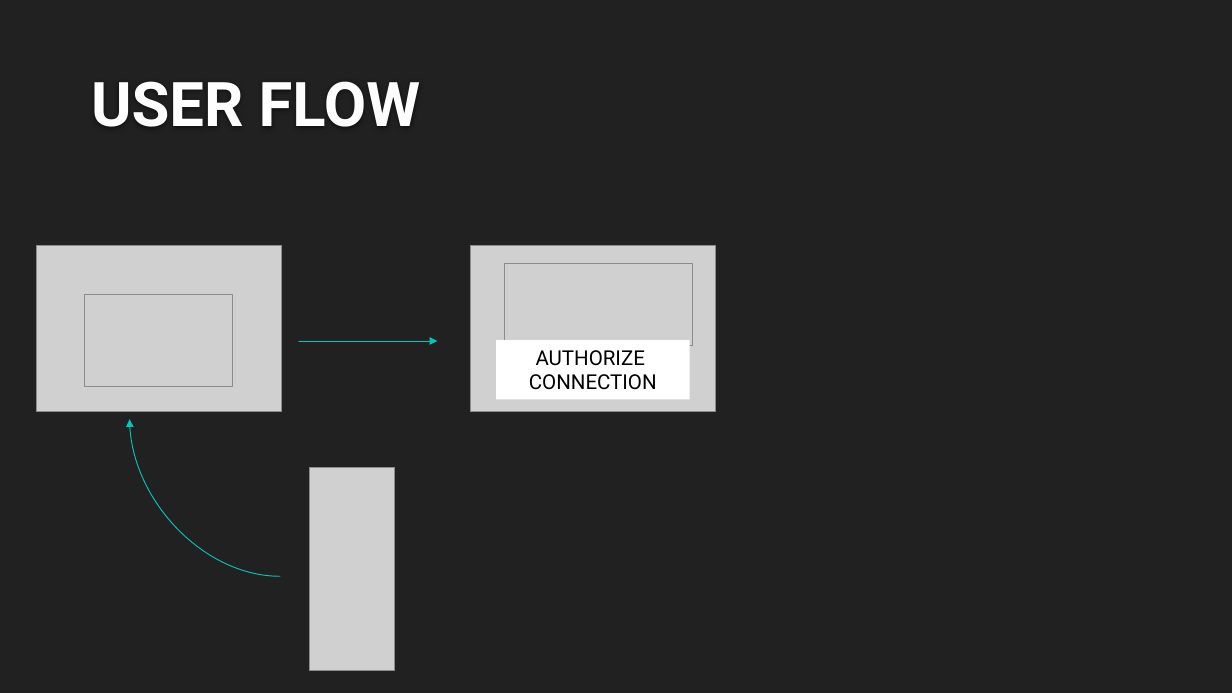
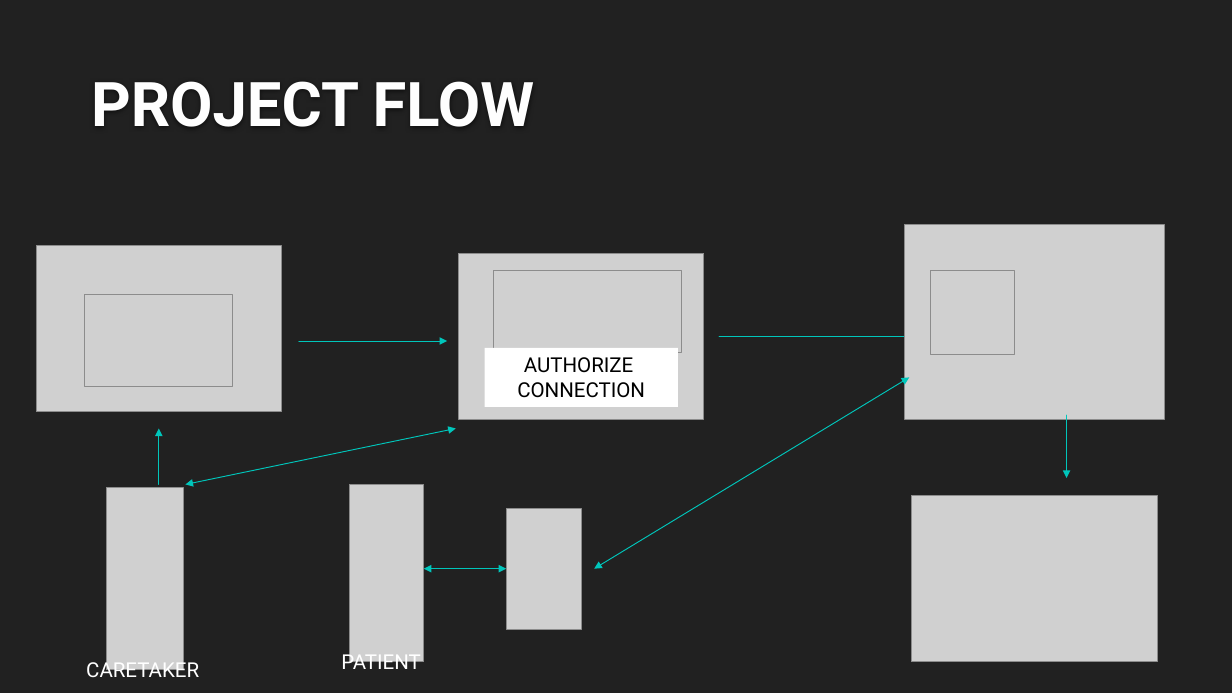
Before and after one commit to ritwikd/gatech, a slide deck: slide 3 of Presentation/Assisted Living.pptx. Drawn at 1232x693 pixels with LibreOffice and Linux fonts; fonts in the diff are those of the drawing; grey boxes stand for pictures; background and template pictures are left out. Boxes give left, top, right and bottom in pixels: in the first picture for what was removed or moved away, otherwise in the second. Text is boxed around its words. In the diff, an @@ line names an element or a change of style, - is before the commit and + after.

```diff
--- a/Presentation/Assisted Living.pptx
+++ b/Presentation/Assisted Living.pptx
@@ title at [91,81,535,127]: text changed @@
-USER FLOW
+PROJECT FLOW
@@ picture added at [905,225,1165,420] @@
@@ picture: place and size @@
-picture at [470,246,715,412]
+picture at [458,253,703,420]
@@ picture: place and size @@
-picture at [505,263,692,346]
+picture at [494,271,681,353]
@@ picture added at [931,271,1015,355] @@
@@ arrow moved from (299, 341) - (437, 341) to (299, 341) - (447, 341) @@
@@ rectangle "AUTHORIZE": place and size @@
-rectangle "AUTHORIZE" at [496,340,689,399]
+rectangle "AUTHORIZE" at [484,348,677,407]
@@ arrow added from (719, 336) to (923, 336), #00C6BB 0.75 pt @@
@@ double arrow added from (594, 568) to (909, 377), #00C6BB 0.75 pt @@
@@ arrow added from (1067, 415) to (1067, 478), #00C6BB 0.75 pt @@
@@ curved arrow removed from (280, 577) to (129, 420) @@
@@ arrow added from (159, 484) to (159, 429), #00C6BB 0.75 pt @@
@@ double arrow added from (186, 484) to (456, 429), #00C6BB 0.75 pt @@
@@ picture: place and size @@
-picture at [310,467,395,670]
+picture at [106,487,183,670]
@@ picture added at [349,484,424,662] @@
@@ picture added at [506,508,581,629] @@
@@ picture added at [911,495,1157,662] @@
@@ double arrow added from (424, 568) to (506, 568), #00C6BB 0.75 pt @@
@@ text added at [86,658,199,677], 16 pt, text #FFFFFF @@
+CARETAKER
@@ text added at [341,650,421,675], 16 pt, text #FFFFFF @@
+PATIENT
```
Also in this commit, not shown: 2 other slides changed, 4 slides added, 2 other files.
